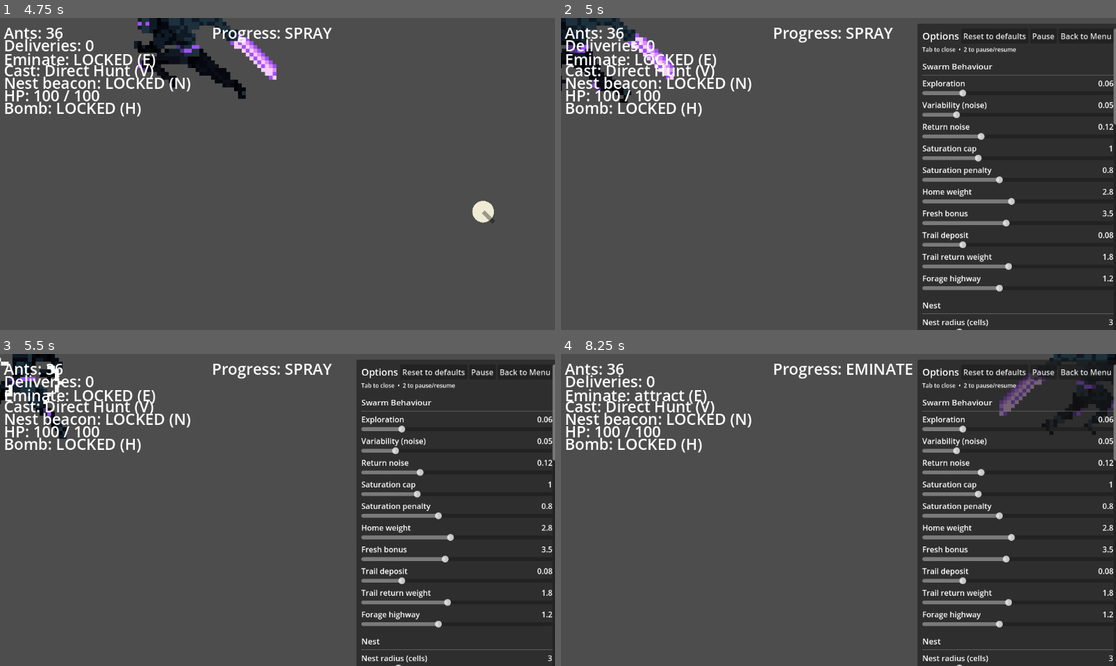
Above: before the commit, frames 1-4 (two rows, left to right).
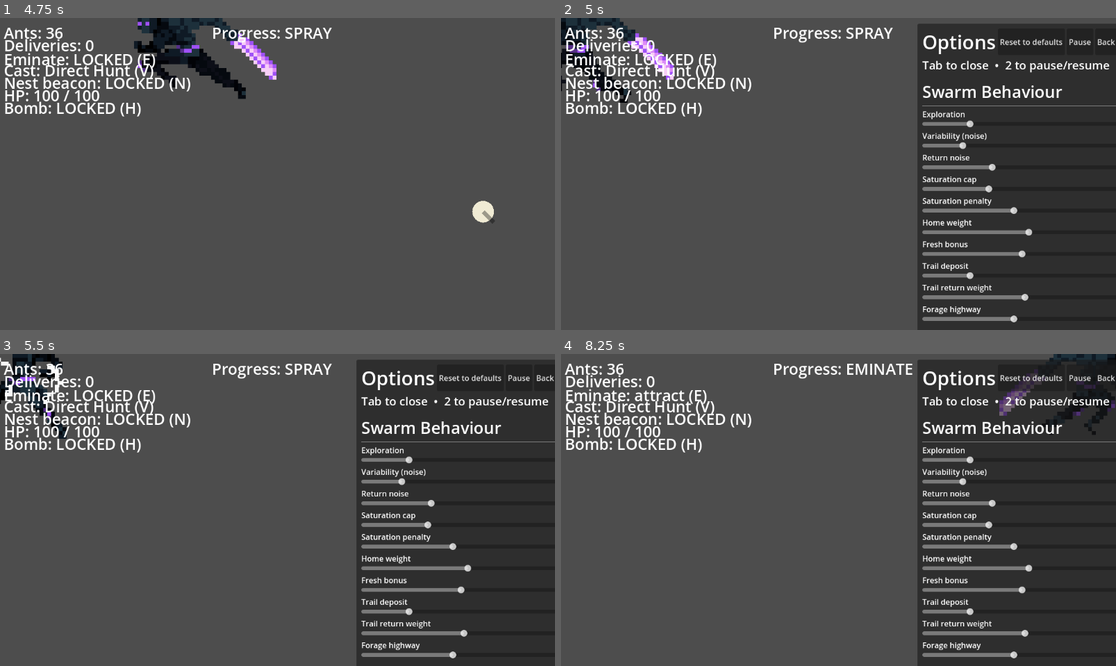
Above: after the commit, the same moments.

Repository: Luffy-design-AJ/Projects-MIT
Game: Godot game, scene res://main_menu.tscn
The game is run twice, just before and just after one commit, with the same random seed, the same clock (stepped at 60 frames per second) and the same inputs.
Inputs (mouse positions are in pixels of both pictures, inside the frame that each line leads up to):
- Up to frame 1 (4.75 s): click "Start Game" at 0.5 s; tap Enter at 1.25 s; move the mouse to (399, 158) at 1.27 s; hold Right (move_right) 1.28-2.03 s; tap C (Attack) at 1.35 s; move the mouse to (166, 189) at 2.02 s; hold Down (move_down) 2.03-2.78 s; tap S (aim_down) at 2.1 s; move the mouse to (333, 105) at 2.77 s; hold Right (move_right) 2.78-3.53 s; tap A (aim_left) at 2.85 s; move the mouse to (249, 236) at 3.52 s; hold Up (move_up) 3.53-4.28 s; tap D (aim_right) at 3.6 s; move the mouse to (444, 220) at 4.27 s; hold Left (move_left) from 4.28 s (still down); tap W (aim_up) at 4.35 s
- Up to frame 2 (5 s): keep holding Left (move_left); tap Tab (toggle_options) at 4.9 s
- Up to frame 3 (5.5 s): keep holding Left (move_left); move the mouse to (111, 463) at 5.02 s; tap X (cast) at 5.1 s
- Up to frame 4 (8.25 s): move the mouse to (866, 510) at 5.77 s; release Left (move_left) at 5.78 s; hold Down (move_down) 5.78-6.53 s; tap one key every 0.75 s from 5.85 s: H (cycle_bomb_mode) V (cycle_cast_pattern) E (cycle_eminate_mode) P (cycle_progress); move the mouse to (755, 432) at 6.52 s; hold Right (move_right) 6.53-7.28 s; move the mouse to (960, 494) at 7.27 s; hold Up (move_up) 7.28-8.03 s; move the mouse to (727, 525) at 8.02 s; hold Right (move_right) from 8.03 s (still down)

Frame 1 is identical in both runs. In frame 2, 7.0% of the frame differs, in the area x 65-100%, y 3-100%; in frame 3, 7.0%; in frame 4, 7.1%.

Commit message:
Increase options panel text sizes by 2x

Diff:
--- a/scripts/options_panel.gd
+++ b/scripts/options_panel.gd
@@ -140,7 +140,7 @@
 	var title := Label.new()
 	title.text = "Options"
 	title.size_flags_horizontal = Control.SIZE_EXPAND_FILL
-	title.add_theme_font_size_override("font_size", 20)
+	title.add_theme_font_size_override("font_size", 40)
 	head.add_child(title)
 
 	var reset := Button.new()
@@ -163,7 +163,7 @@
 
 	var hint := Label.new()
 	hint.text = "Tab to close  •  2 to pause/resume"
-	hint.add_theme_font_size_override("font_size", 12)
+	hint.add_theme_font_size_override("font_size", 24)
 	list.add_child(hint)
 
 
@@ -173,7 +173,7 @@
 	list.add_child(pad)
 	var label := Label.new()
 	label.text = title
-	label.add_theme_font_size_override("font_size", 17)
+	label.add_theme_font_size_override("font_size", 34)
 	list.add_child(label)
 	list.add_child(HSeparator.new())
 
